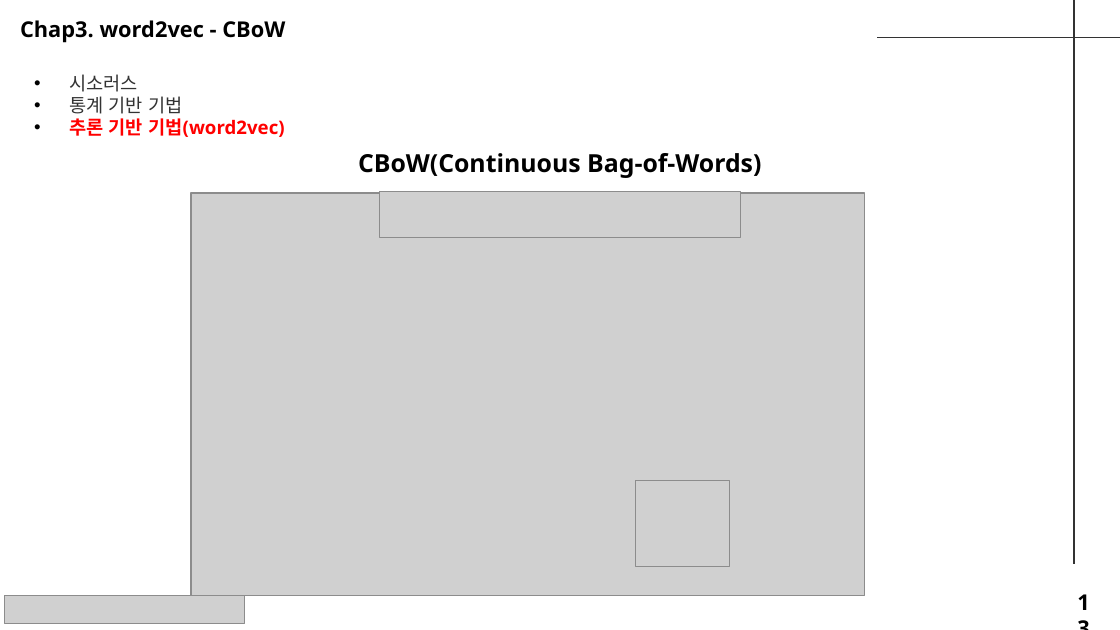
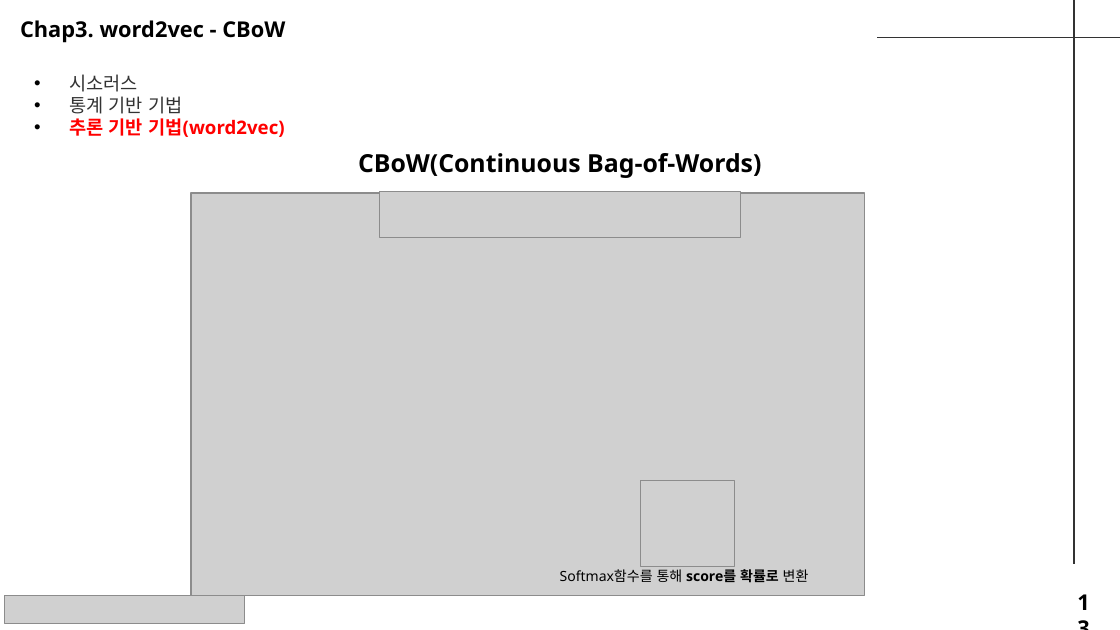
Before and after one commit to seungdeng/Deep-Learning-from-Scratch, a slide deck: slide 13 of study/발표자료/20250220_밑딥2_이승건_chap2345발표자료_NotoSans.pptx. Drawn at 1120x630 pixels with LibreOffice and Linux fonts; fonts in the diff are those of the drawing; grey boxes stand for pictures. Boxes give left, top, right and bottom in pixels: in the first picture for what was removed or moved away, otherwise in the second. Text is boxed around its words. In the diff, an @@ line names an element or a change of style, - is before the commit and + after.

```diff
--- a/study/발표자료/20250220_밑딥2_이승건_chap2345발표자료_NotoSans.pptx
+++ b/study/발표자료/20250220_밑딥2_이승건_chap2345발표자료_NotoSans.pptx
@@ picture: place and size @@
-picture at [636, 480, 730, 567]
+picture at [641, 480, 735, 567]
@@ text added at [560, 569, 809, 582], 9 pt, text #000000 @@
+Softmax함수를 통해 score를 확률로 변환
```
Also in this commit, not shown: 14 other slides changed.
